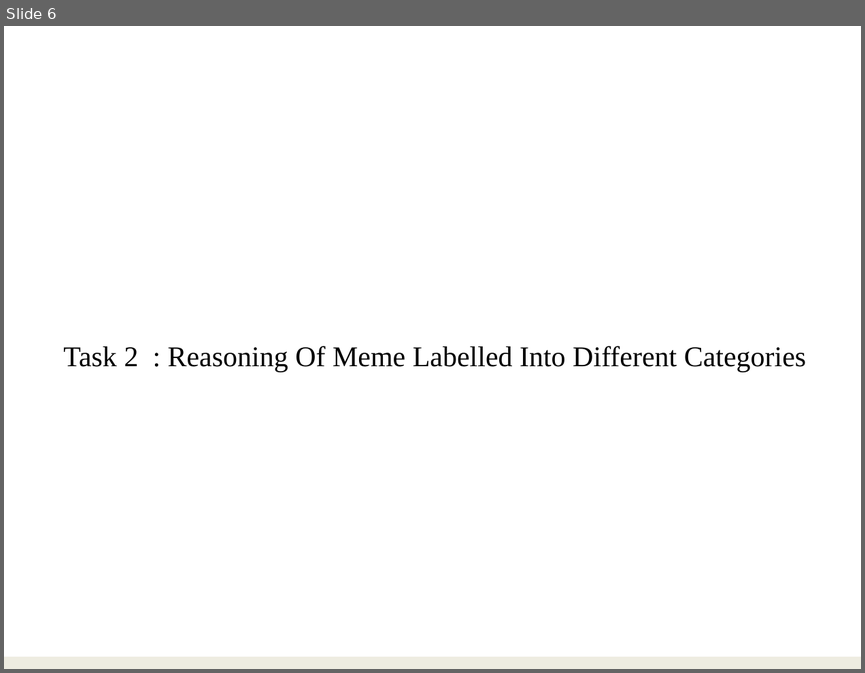
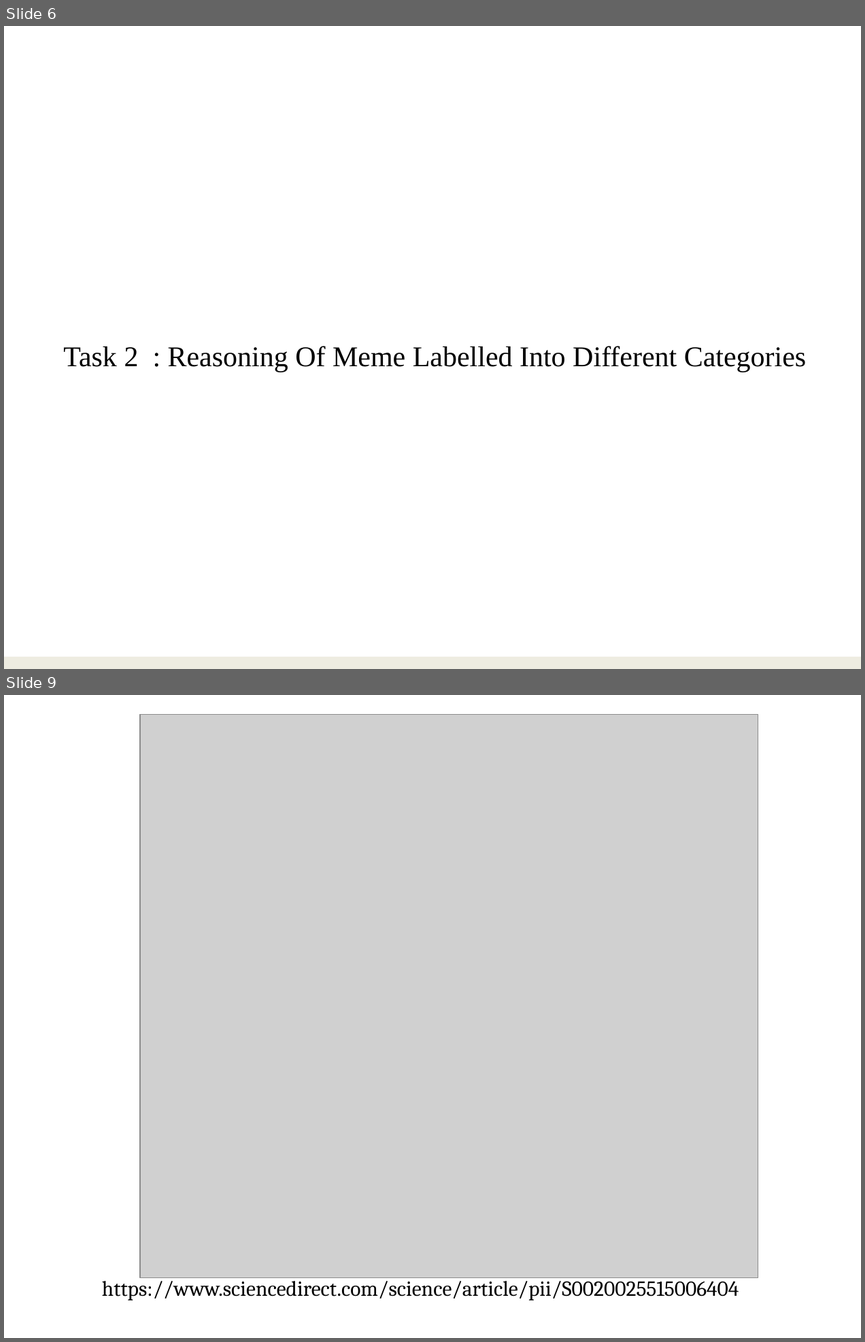
Before and after one commit to VarunBohara/Mini-Project-Documents, a slide deck: Literature survey 3.pptx. Shown one above the other, each under a label of ours: slide 6 before the commit, slides 6 and 9 after it; the slides between them are not shown. The pictures are 865x673 and 865x1342 pixels, drawn with LibreOffice and Linux fonts; fonts in the diff are those of the drawing; grey boxes stand for pictures. Boxes give left, top, right and bottom in pixels: in the first picture for what was removed or moved away, otherwise in the second. Text is boxed around its words. In the diff, an @@ line names an element or a change of style, - is before the commit and + after.

Commit message:
Updated

```diff
--- a/Literature survey 3.pptx
+++ b/Literature survey 3.pptx
@@ slide 9 added at (4, 695, 861, 1338), background #FFFFFF @@
@@ picture added at (140, 715, 758, 1278) @@
@@ text added at (102, 1276, 739, 1300), 18 pt, text #000000 @@
+https://www.sciencedirect.com/science/article/pii/S0020025515006404
```
Also in this commit, not shown: 2 other slides added.
